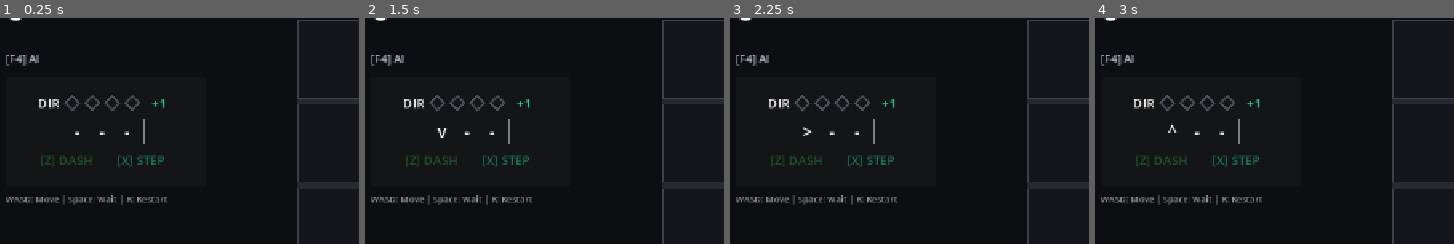
Above: before the commit, frames 1-4 (left to right).
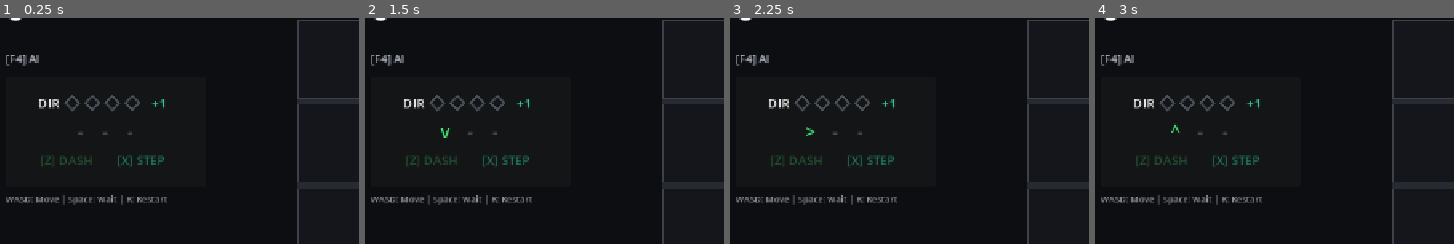
Above: after the commit, the same moments.

Repository: Periodev/DIR_03
Game: Godot game, scene res://scenes/extra_mode/extra_mode.tscn
Same seed, same stepped clock (60 frames per second), same inputs: the game is played once before the commit and once after it. This scene is started directly instead of the project's main scene. Sound files missing from this copy of the repository are replaced by a short silence.
Inputs (mouse positions are % of the whole screen's width and height, from its top left):
- Up to frame 1 (0.25 s): no input
- Up to frame 2 (1.5 s): tap Enter at 0.5 s; move the mouse to (79, 47) at 0.52 s; hold Right (move_right) 0.53-1.28 s; tap R at 0.6 s; click (79, 47) at 0.67 s; tap F5 (reset_level) at 1.25 s; move the mouse to (32, 58) at 1.27 s; hold Down (move_down) from 1.28 s (still down); tap X (install_vector) at 1.35 s
- Up to frame 3 (2.25 s): tap R at 1.55 s; tap F5 (reset_level) at 2 s; move the mouse to (66, 28) at 2.02 s; release Down (move_down) at 2.03 s; hold Right (move_right) from 2.03 s (still down); hold Space (trigger_vector) from 2.03 s (still down)
- Up to frame 4 (3 s): tap R at 2.3 s; tap F5 (reset_level) at 2.75 s; move the mouse to (49, 75) at 2.77 s; release Right (move_right) at 2.78 s; release Space (trigger_vector) at 2.78 s; hold Up (move_up) from 2.78 s (still down); tap Z (undo_command) at 2.85 s; click (49, 75) at 2.92 s
The pictures show only the part of the screen within x 0-50%, y 6-56%; the shares and areas given below are measured in that part.

The runs differ from the first frame. In frame 1, 0.2% of the frame differs, in the area x 20-41%, y 44-56%; in frame 2, 0.3%, in the area x 19-41%, y 44-56%; in frame 3, 0.2%; in frame 4, 0.2%.

Commit message:
Align extra direction slot visuals

Diff:
--- a/scripts/extra_mode/HUD.gd
+++ b/scripts/extra_mode/HUD.gd
@@ -4,6 +4,9 @@
 const ENERGY_GAIN_IDLE_COLOR := Color(1.0, 1.0, 1.0, 0.28)
 const STEP_AVAILABLE_COLOR := Color("#2FD9A0")
 const STEP_UNAVAILABLE_COLOR := Color("#1E7A5C")
+const DIRECTION_ACTIVE_COLOR := Color("#47EB7A")
+const DIRECTION_EXPIRING_COLOR := Color("#ADDEB7")
+const DIRECTION_EMPTY_COLOR := Color("#4A5058")
 const SIDEBAR_MARGIN := 20.0
 const SIDEBAR_WIDTH := 320.0
 const STATUS_PANEL_TOP := 158.0
@@ -124,9 +127,6 @@
 	inventory_container.add_theme_constant_override("separation", 4)
 	direction_row.add_child(inventory_container)
 
-	var sep = VSeparator.new()
-	direction_row.add_child(sep)
-
 	hold_label = Label.new()
 	hold_label.text = "HOLD "
 	hold_label.add_theme_font_size_override("font_size", 20)
@@ -135,6 +135,7 @@
 	hold_slot = Label.new()
 	hold_slot.text = "-"
 	hold_slot.add_theme_font_size_override("font_size", 28)
+	hold_slot.add_theme_color_override("font_color", DIRECTION_EMPTY_COLOR)
 	hold_slot.custom_minimum_size = Vector2(72, 36)
 	hold_slot.horizontal_alignment = HORIZONTAL_ALIGNMENT_CENTER
 	direction_row.add_child(hold_slot)
@@ -217,8 +218,10 @@
 		if i >= _max_slots:
 			# Temporary X (STEP) slot: shown only while it actually holds a
 			# direction, tinted with the STEP colour.
-			slot.add_theme_color_override("font_color", Color("#C8E64A"))
+			slot.add_theme_color_override("font_color", STEP_AVAILABLE_COLOR)
 			slot.visible = false
+		else:
+			slot.add_theme_color_override("font_color", DIRECTION_EMPTY_COLOR)
 		inventory_container.add_child(slot)
 		slot_labels.append(slot)
 
@@ -233,17 +236,31 @@
 	gameover_panel.visible = false
 
 func update_inventory(inv: Inventory) -> void:
+	var expiring_count := 0
+	if inv.queue.size() >= _max_slots:
+		expiring_count = inv.queue.size() - _max_slots + 1
 	for i in slot_labels.size():
 		var slot: Label = slot_labels[i]
 		if i >= _max_slots:
 			slot.visible = i < inv.queue.size()
 		if i < inv.queue.size():
 			slot.text = CharacterData.DIR_ARROWS[inv.queue[i]]
+			if i < expiring_count:
+				slot.add_theme_color_override("font_color", DIRECTION_EXPIRING_COLOR)
+			elif i >= _max_slots:
+				slot.add_theme_color_override("font_color", STEP_AVAILABLE_COLOR)
+			else:
+				slot.add_theme_color_override("font_color", DIRECTION_ACTIVE_COLOR)
 		else:
 			slot.text = "-"
+			slot.add_theme_color_override("font_color", DIRECTION_EMPTY_COLOR)
 
 	if _has_hold:
 		hold_slot.text = CharacterData.DIR_ARROWS[inv.hold] if inv.hold != CharacterData.Direction.NONE else "-"
+		hold_slot.add_theme_color_override(
+			"font_color",
+			DIRECTION_ACTIVE_COLOR if inv.hold != CharacterData.Direction.NONE else DIRECTION_EMPTY_COLOR
+		)
 	elif _has_charge_marker:
 		if inv.charge_direction == CharacterData.Direction.NONE:
 			hold_slot.text = "- 0/%d" % _charge_max
Not shown, changed: tools/verify_v11_static.ps1
